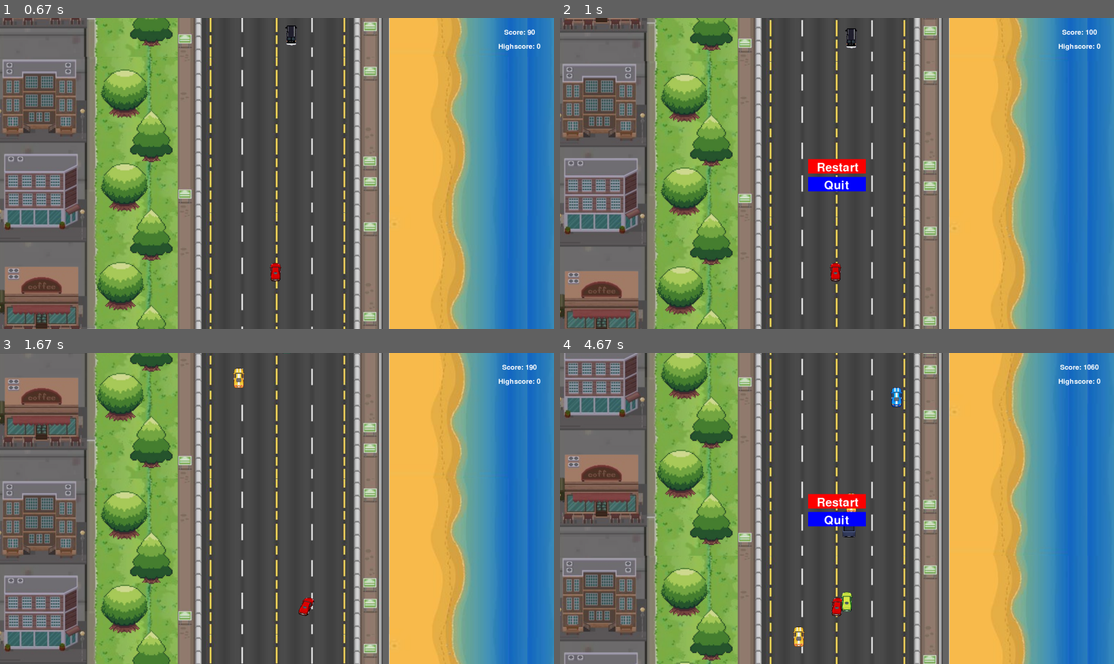
Above: before the commit, frames 1-4 (two rows, left to right).
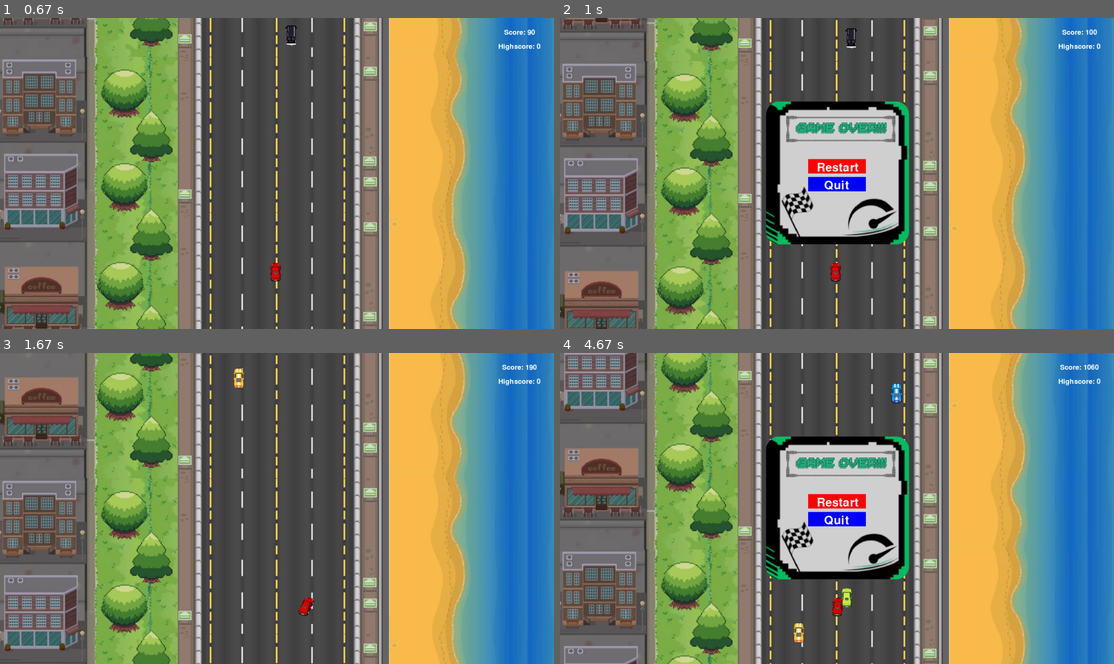
Above: after the commit, the same moments.

Repository: DarrenGuev/GameDevCars
Game: pygame game, started from Test_codes.py
Two runs of this game, one before a commit and one after it. Both use one fixed random seed, a clock stepped at 60 frames per second and the inputs below.
Inputs:
- Up to frame 1 (0.67 s): click "Start" at 0.38 s
- Up to frame 2 (1 s): tap Esc at 0.67 s
- Up to frame 3 (1.67 s): click "Restart" at 1.05 s; hold Right from 1.33 s (still down)
- Up to frame 4 (4.67 s): release Right at 1.8 s; hold Right 1.83-2.3 s; hold Left 2.33-2.87 s; hold Left 2.9-3.3 s; hold Right 3.33-3.97 s; hold Left 4-4.47 s; hold Right from 4.5 s (still down)

Frame 1 is identical in both runs. In frame 2, 11% of the frame differs, in the area x 37-63%, y 26-73%; in frame 3, 1.0%; in frame 4, 25%, in the area x 0-85%, y 0-100%.

Commit message:
teteniken

Diff:
--- a/Test_codes.py
+++ b/Test_codes.py
@@ -84,10 +84,17 @@
     # Capture the current game screen (screenshot)
     game_screenshot = win.copy()  # Copy the current display surface
 
+        # Load the image you want to display at the center
+    center_image = pygame.image.load('GameOver.png')
+    center_image_rect = center_image.get_rect(center=(width // 2, height // 2))
+
     # Show the menu using the game screenshot as the background
     running = True
     while running:
         win.blit(game_screenshot, (0, 0))  # Display the screenshot as the background
+
+        win.blit(center_image, center_image_rect.topleft)
+
 
         # Define your button sizes and positions
         restart_button = pygame.Rect(width // 2 - 100, height // 2 - 50, 200, 50)
@@ -178,11 +185,11 @@
 
         # Timer for speed increase
         speed_increase_timer = 0
-        speed_increase_interval = 10  # Increase speed interval
-        speed_increase_factor = 1.0005  # Increase speed by 5% every interval
+        speed_increase_interval = 20  # Increase speed interval
+        speed_increase_factor = 1.00025  # Increase speed by 5% every interval
         max_scroll_speed = 40
         max_obstacle_speed = 60
-        max_player_speed = 20
+        max_player_speed = 30
 
         # Game loop for running the game
         while running:
--- a/test.py
+++ b/test.py
@@ -76,7 +76,6 @@
     pygame.init()
     game_window = GameWindow(1920, 1080, "Avoid the Obstacle")
 
-    display_menu(game_window.win, game_window.width, game_window.height)
 
     enemy_images = [pygame.image.load(f'enemyCar{i}.png').convert_alpha() for i in range(5, 19)]
     enemy_images = [pygame.transform.scale(img, (40, 70)) for img in enemy_images]
Binary file added: GameOver.png
